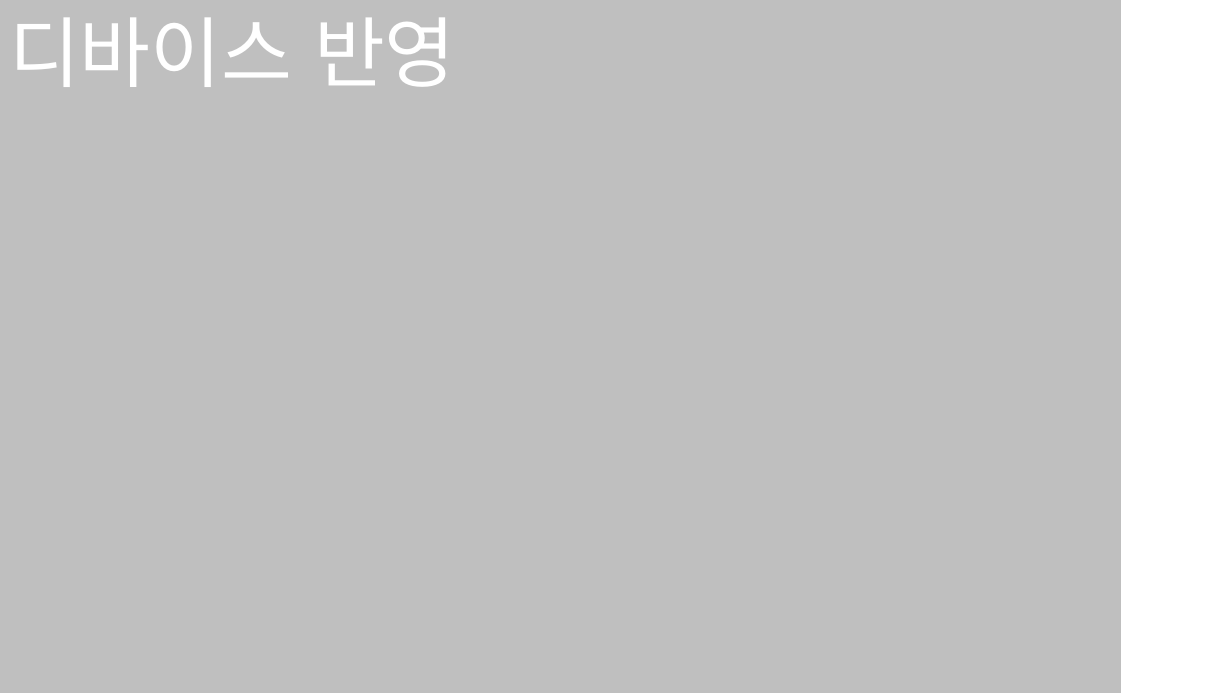
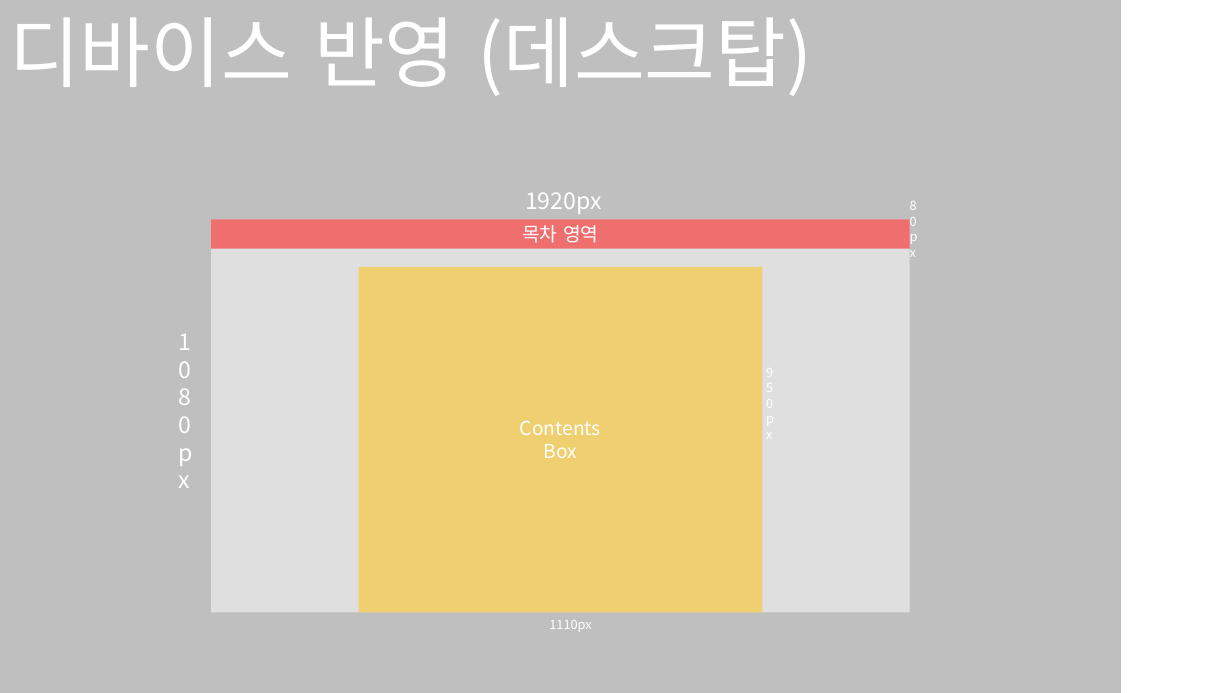
Before and after one commit to KTW-WTF/DJ, a slide deck: slide 6 of 자기소개서.pptx. Drawn at 1232x693 pixels with LibreOffice and Linux fonts; fonts in the diff are those of the drawing. Boxes give left, top, right and bottom in pixels: in the first picture for what was removed or moved away, otherwise in the second. Text is boxed around its words. In the diff, an @@ line names an element or a change of style, - is before the commit and + after.

Commit message:
0826 1200

```diff
--- a/자기소개서.pptx
+++ b/자기소개서.pptx
@@ text at (9, 17, 812, 96): text changed @@
-디바이스 반영
+디바이스 반영 (데스크탑)
@@ text added at (525, 192, 602, 214), 18 pt, text #FFFFFF @@
+1920px
@@ text added at (910, 194, 915, 275), 10 pt, text #FFFFFF @@
+80px
@@ rectangle added at (212, 220, 910, 613), fill #FFFFFF at 50% opacity @@
@@ rectangle added at (212, 220, 910, 249), fill #FF0000 at 50% opacity, 15 pt, text #FFFFFF @@
+목차 영역
@@ rectangle added at (359, 267, 762, 613), fill #FFC000 at 50% opacity, 15 pt, text #FFFFFF @@
+Contents
+Box
@@ text added at (179, 323, 183, 510), 18 pt, text #FFFFFF @@
+1080px
@@ text added at (766, 360, 771, 472), 10 pt, text #FFFFFF @@
+950px
@@ text added at (549, 620, 591, 632), 10 pt, text #FFFFFF @@
+1110px
```
Also in this commit, not shown: 1 other slide changed, 2 slides added.
